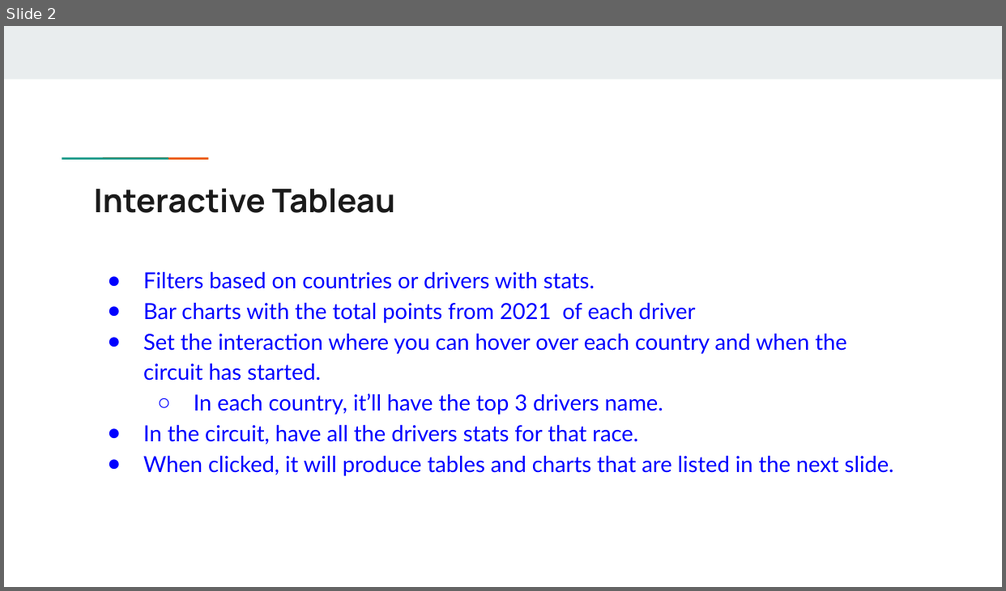
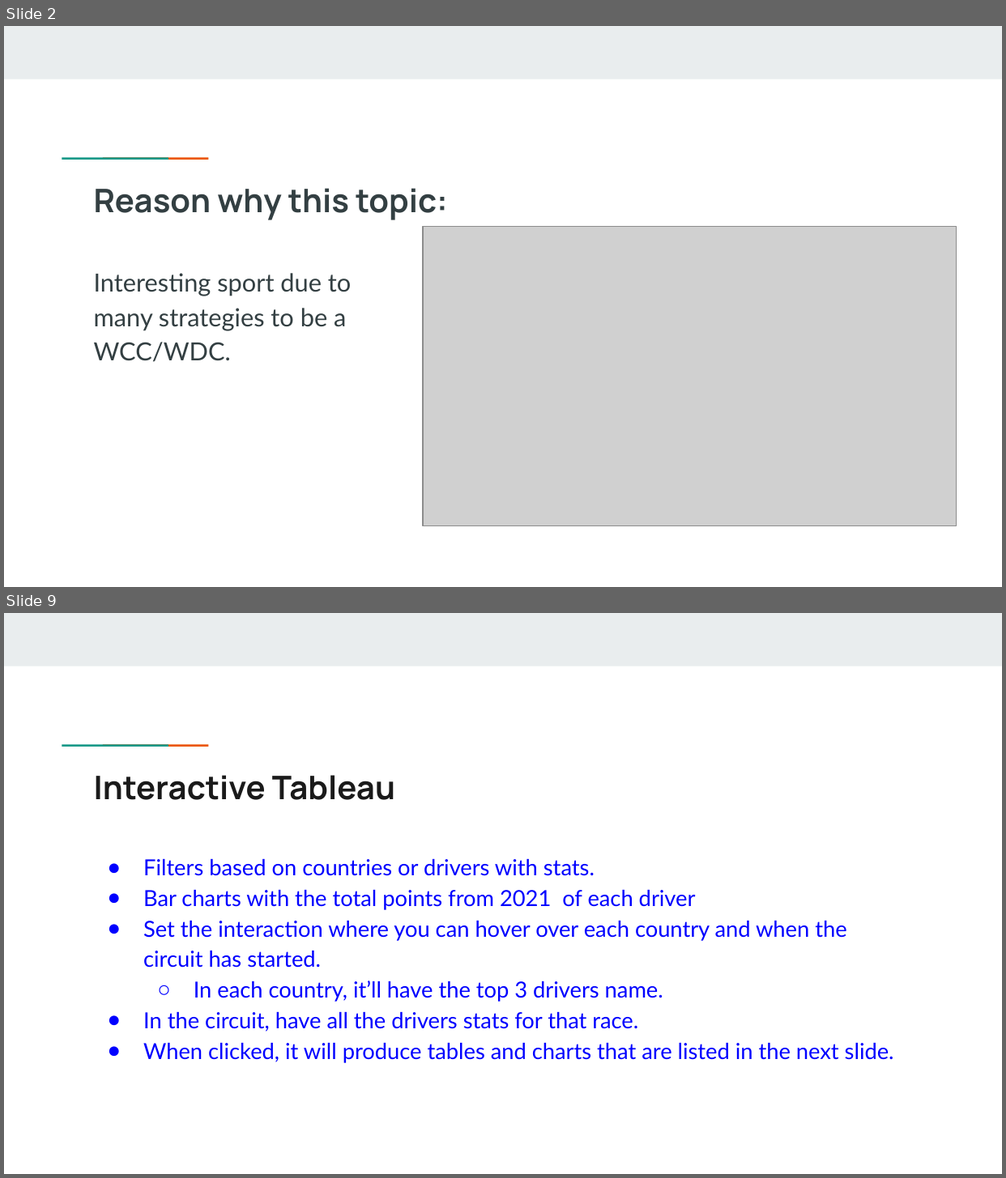
Before and after one commit to Spakicey/2022-Formula1-Analysis, a slide deck: Final Project.pptx. Shown one above the other, each under a label of ours: slide 2 before the commit, slides 2 and 9 after it; the slides between them are not shown. The pictures are 1006x591 and 1006x1178 pixels, drawn with LibreOffice and Linux fonts; fonts in the diff are those of the drawing; grey boxes stand for pictures; background and template pictures are left out. Boxes give left, top, right and bottom in pixels: in the first picture for what was removed or moved away, otherwise in the second. Text is boxed around its words. In the diff, an @@ line names an element or a change of style, - is before the commit and + after.

```diff
--- a/Final Project.pptx
+++ b/Final Project.pptx
@@ slide 2 added at (4,26,1002,587), background #FFFFFF; not listed: 3 template elements that a slide beside it also shows @@
@@ title added at (94,188,448,220), 23.4 pt, text #333F42, bold @@
+Reason why this topic:
@@ picture added at (423,227,956,527) @@
@@ text added at (94,273,351,362), 18 pt, text #333F42 @@
+Interesting sport due to many strategies to be a WCC/WDC.
@@ what was slide 2 is now slide 9 @@
```
Also in this commit, not shown: 2 slides changed, 6 other slides added, 1 slide removed, 3 other files.
